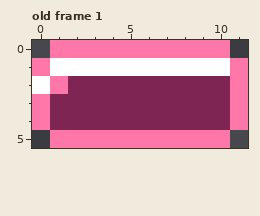
Pixel-art file -- Assets/Power Ups and Malus/heart.aseprite. The picture above is the old version.
12x12 pixels, 1 frame. Shown: old frame 1. The old version is drawn lined up with the new one, on the new canvas. The commit also changed other frames, which this record leaves out.
Now the later version:
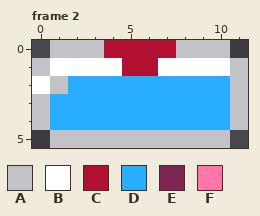
Palette (. is transparent): A #c2c3c7  B #ffffff  C #b21030  D #29adff  E #7e2553  F #ff77a8
A new or re-ordered frame is compared with the old frame closest to it.
Change:
canvas 12x12 -> 12x6, the old top-left corner now at 0,-6 (the part of the old canvas that was cut away was empty and is not shown)
frames 1 -> 14
--- frame 2 is new; against old frame 1
@@ x 0..11 @@
-0 .FFFFFFFFFF.
-1 FBBBBBBBBBBF
-2 BFEEEEEEEEEF
-3 FEEEEEEEEEEF
-4 FEEEEEEEEEEF
-5 .FFFFFFFFFF.
+0 .AAACCCCAAA.
+1 ABBBBCCBBBBA
+2 BADDDDDDDDDA
+3 ADDDDDDDDDDA
+4 ADDDDDDDDDDA
+5 .AAAAAAAAAA.
Changed places in both pictures, as pixel boxes (x1, y1, x2, y2):
changed: (32, 40, 248, 148)
